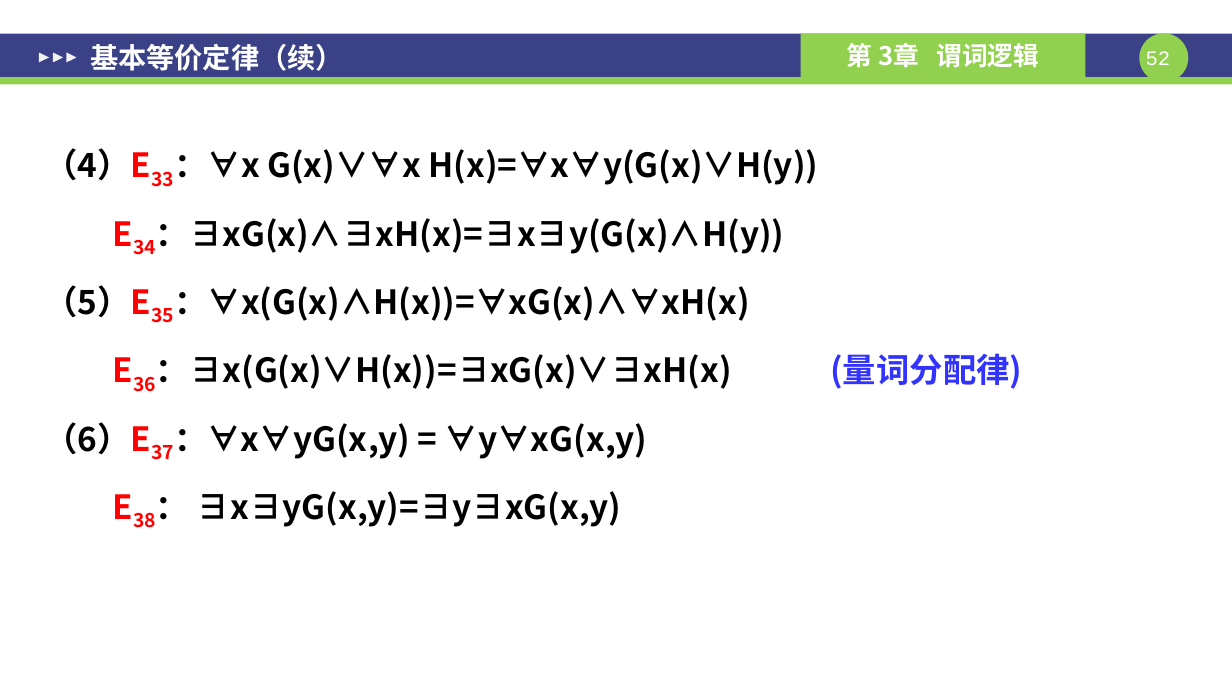
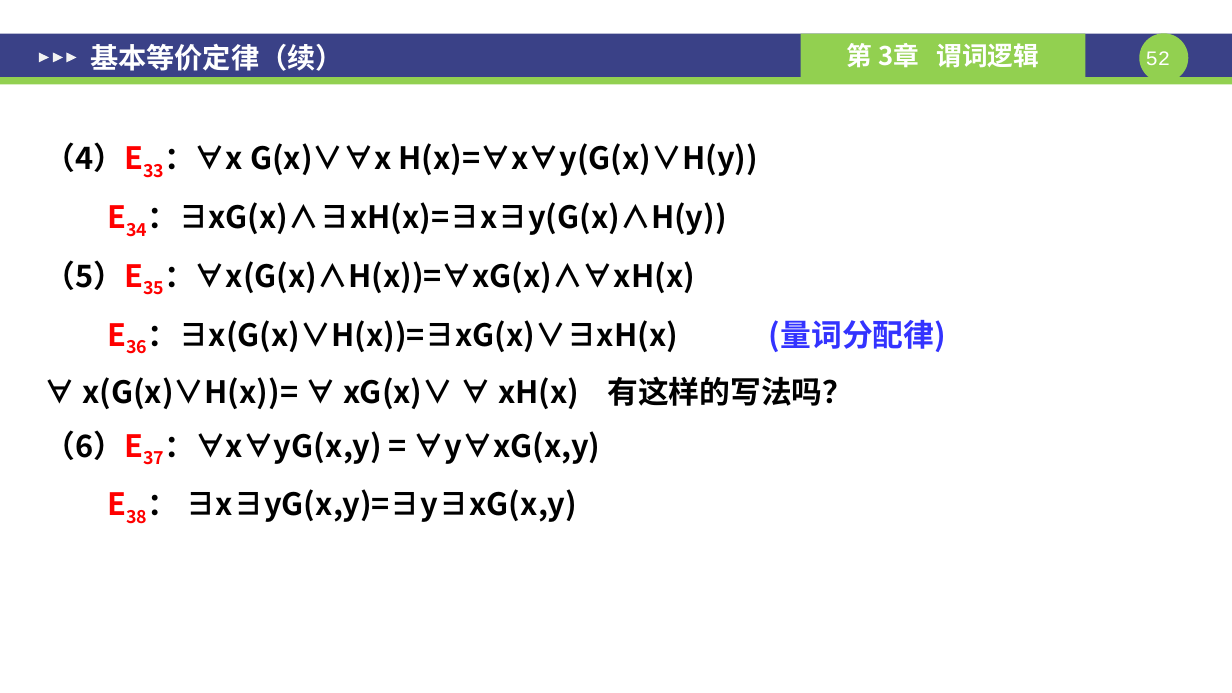
Before and after one commit to RNCHEN/rebuild-2022, a slide deck: slide 52 of 离散数学/CH3 谓词逻辑.pptx. Drawn at 1232x693 pixels with LibreOffice and Linux fonts; fonts in the diff are those of the drawing. Boxes give left, top, right and bottom in pixels: in the first picture for what was removed or moved away, otherwise in the second. Text is boxed around its words. In the diff, an @@ line names an element or a change of style, - is before the commit and + after.

```diff
--- a/离散数学/CH3 谓词逻辑.pptx
+++ b/离散数学/CH3 谓词逻辑.pptx
@@ text at box(44, 142, 946, 522): size 26 to 24.1 pt in "（4）E33：∀x G(x)∨∀x H(x)=∀x∀y(G(x)∨H(y))", "E34：∃xG(x)∧∃xH(x)=∃x∃y(G(x)∧H(y))", "（5）E35：∀x(G(x)∧H(x))=∀xG(x)∧∀xH(x)", "E36：∃x(G(x)∨H(x))=∃xG(x)∨∃xH(x) (量词分配律)" and 2 more places; line spacing 1.5 to 1.4 @@
@@ text at box(82, 376, 853, 409): paragraph added @@
+∀ x(G(x)∨H(x))= ∀ xG(x)∨ ∀ xH(x) 有这样的写法吗？
```
Also in this commit, not shown: 4 other files.
